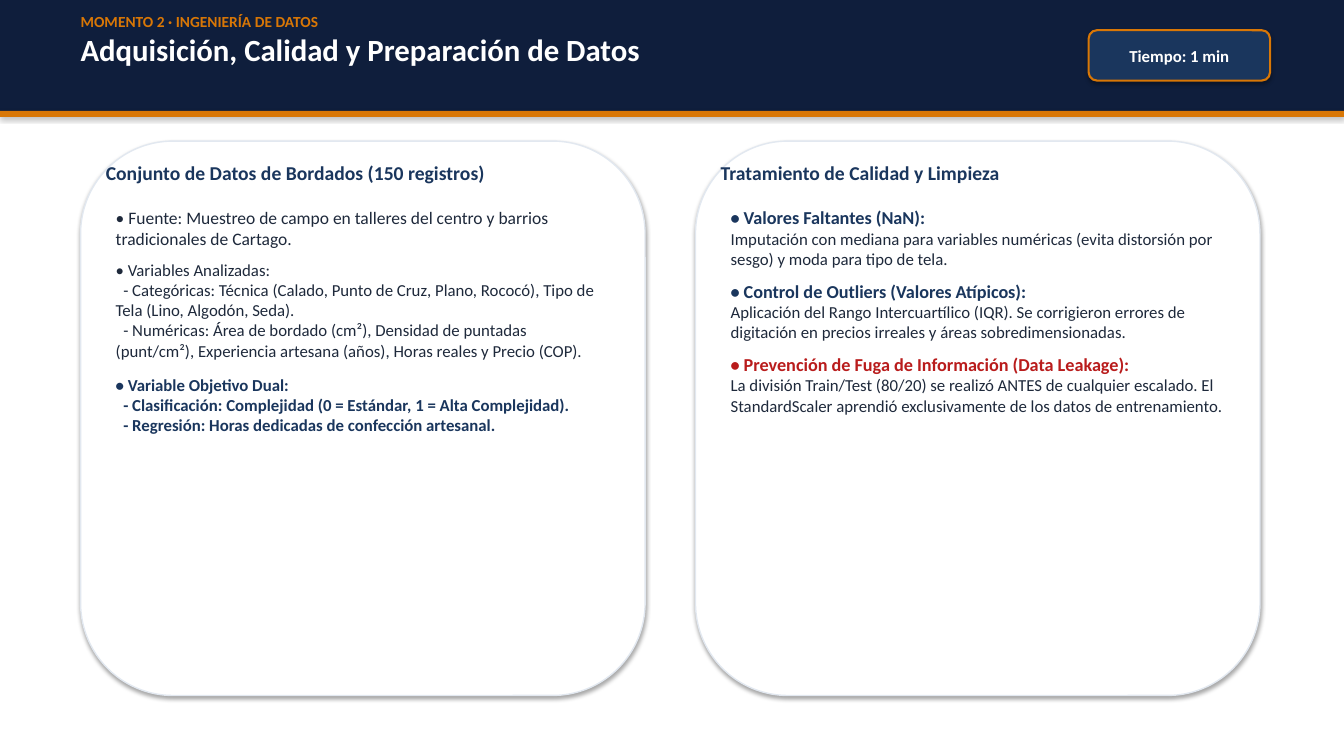
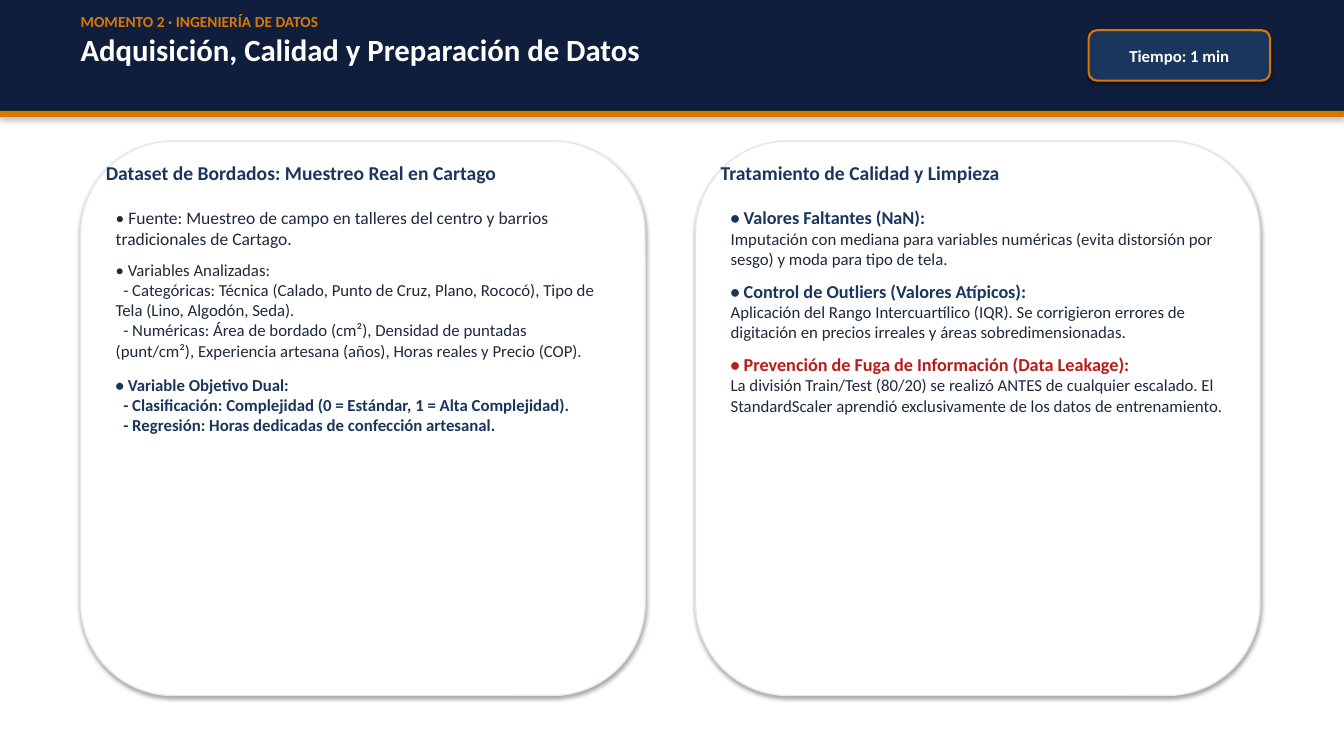
Before and after one commit to Cruz1905/curso-inteligencia-artificial, a slide deck: slide 3 of proyecto/Presentacion_Proyecto_Final_Grupo02_BordadosCartago.pptx. Drawn at 1344x756 pixels with LibreOffice and Linux fonts; fonts in the diff are those of the drawing. Boxes give left, top, right and bottom in pixels: in the first picture for what was removed or moved away, otherwise in the second. Text is boxed around its words. In the diff, an @@ line names an element or a change of style, - is before the commit and + after.

Commit message:
fix(diapositivas): sincronizar descripcion muestral del dataset con pedidos_bordados.csv e informe APA

```diff
--- a/proyecto/Presentacion_Proyecto_Final_Grupo02_BordadosCartago.pptx
+++ b/proyecto/Presentacion_Proyecto_Final_Grupo02_BordadosCartago.pptx
@@ text at bbox=[106, 166, 496, 184]: text changed @@
-Conjunto de Datos de Bordados (150 registros)
+Dataset de Bordados: Muestreo Real en Cartago
```
Also in this commit, not shown: 1 other slide changed, 4 other files.
